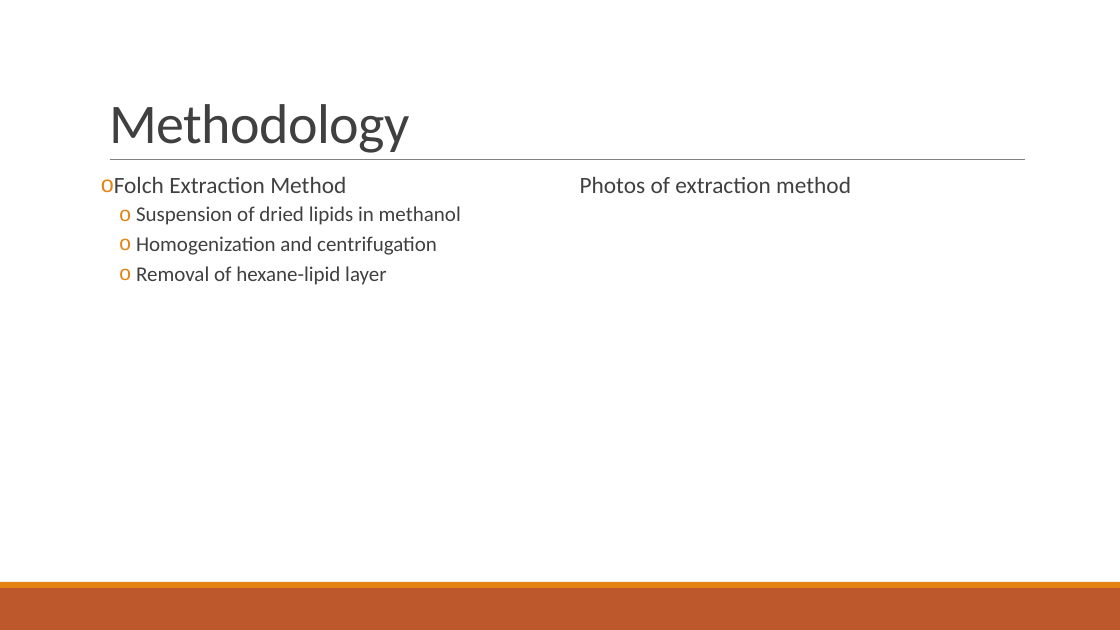
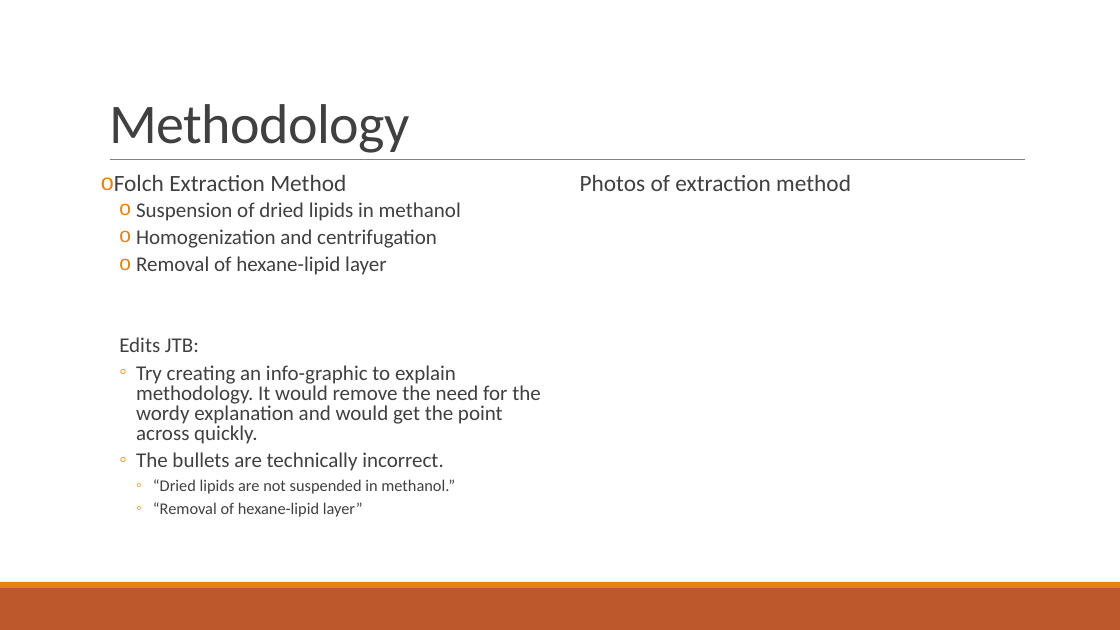
Before and after one commit to jamestbrown5/2018_Undergrad-Summer-Project, a slide deck: slide 5 of Documents/Summer Project Presentation.pptx (slide 4 before the commit). Drawn at 1120x630 pixels with LibreOffice and Linux fonts; fonts in the diff are those of the drawing. Boxes give left, top, right and bottom in pixels: in the first picture for what was removed or moved away, otherwise in the second. Text is boxed around its words. In the diff, an @@ line names an element or a change of style, - is before the commit and + after.

```diff
--- a/Documents/Summer Project Presentation.pptx
+++ b/Documents/Summer Project Presentation.pptx
@@ text at (x1=114, y1=175, x2=461, y2=275): line spacing 0.9 to 0.8 @@
@@ text "Photos of extraction method" at (x1=580, y1=175, x2=851, y2=191): line spacing 0.9 to 0.8 @@
@@ text at (x1=119, y1=337, x2=540, y2=517): paragraphs added @@
+  Edits JTB:
+  ◦ Try creating an info-graphic to explain methodology. It would remove the need for the wordy explanation and would get the point across quickly.
+  ◦ The bullets are technically incorrect.
+    ◦ “Dried lipids are not suspended in methanol.”
+    ◦ “Removal of hexane-lipid layer”
```
Also in this commit, not shown: 4 other slides changed, 3 slides added, 1 slide removed.
